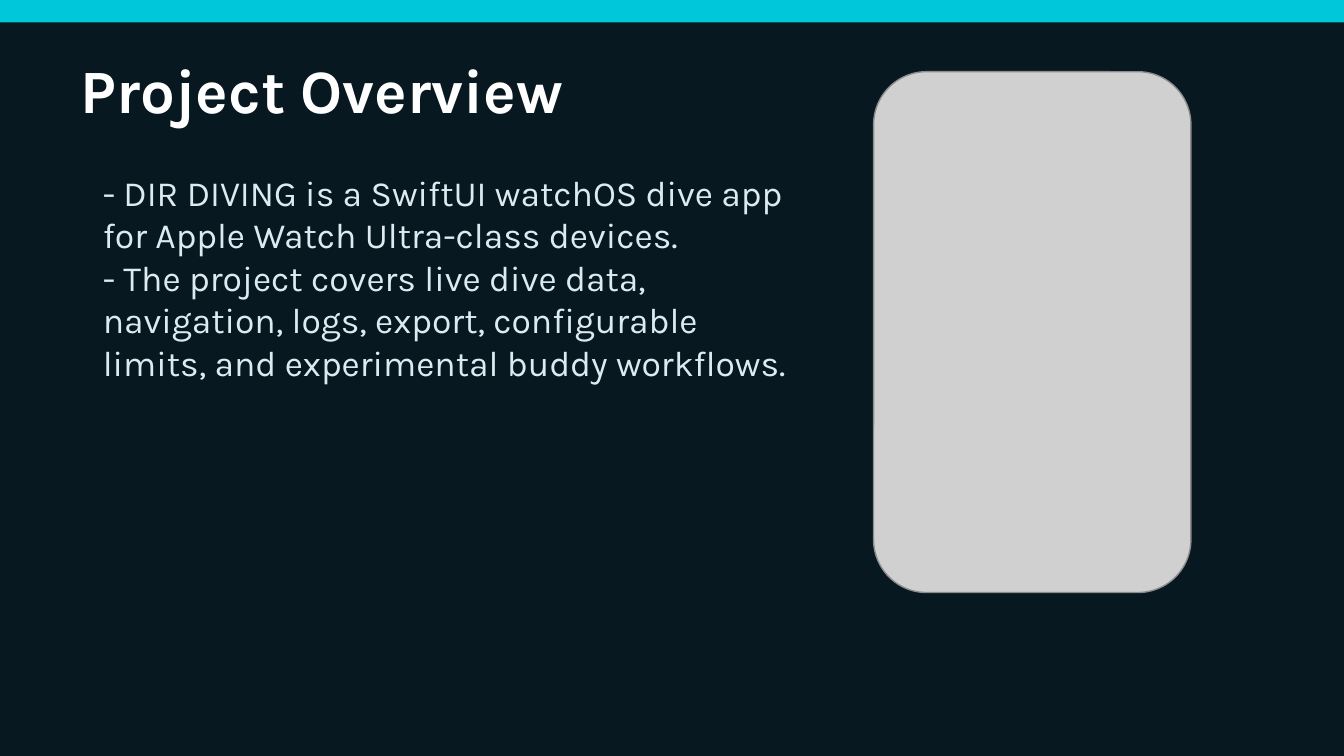
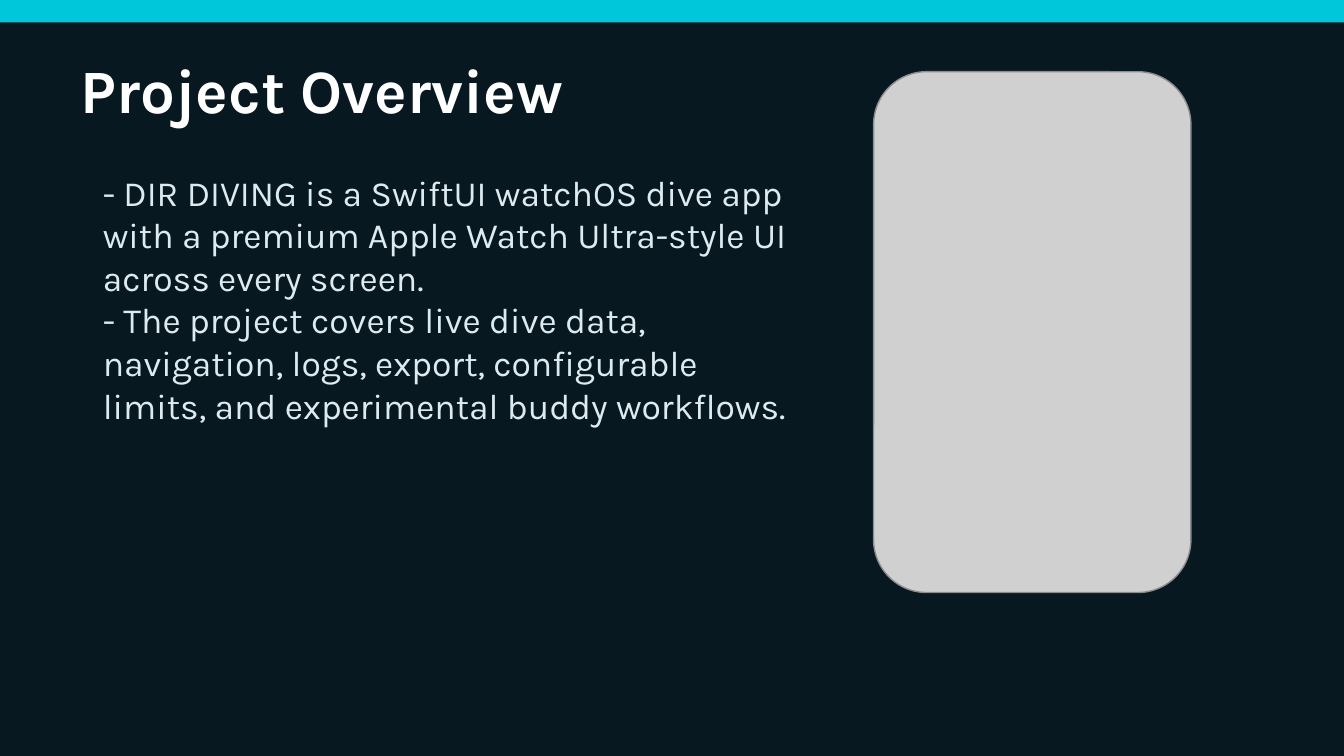
Before and after one commit to egopfe/DirDiving-App, a slide deck: slide 1 of DIR_DIVING_Full_Feature_Presentation.pptx. Drawn at 1344x756 pixels with LibreOffice and Linux fonts; fonts in the diff are those of the drawing; grey boxes stand for pictures. Boxes give left, top, right and bottom in pixels: in the first picture for what was removed or moved away, otherwise in the second. Text is boxed around its words. In the diff, an @@ line names an element or a change of style, - is before the commit and + after.

Commit message:
Document premium UI across branches

```diff
--- a/DIR_DIVING_Full_Feature_Presentation.pptx
+++ b/DIR_DIVING_Full_Feature_Presentation.pptx
@@ text at [103, 181, 786, 300]: text changed @@
-- DIR DIVING is a SwiftUI watchOS dive app for Apple Watch Ultra-class devices.
+- DIR DIVING is a SwiftUI watchOS dive app with a premium Apple Watch Ultra-style UI across every screen.
```
Also in this commit, not shown: 5 other slides changed, 3 other files.
